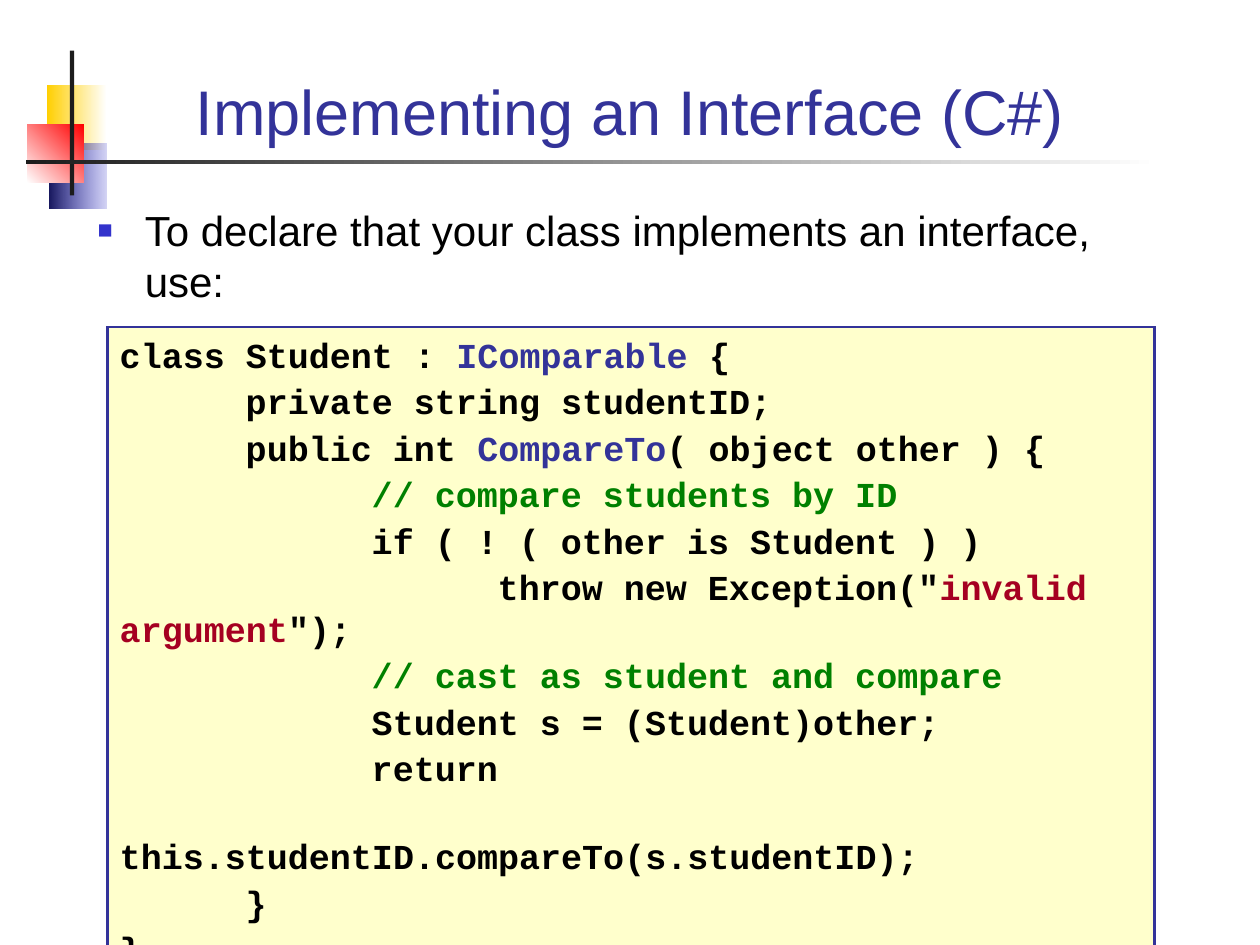
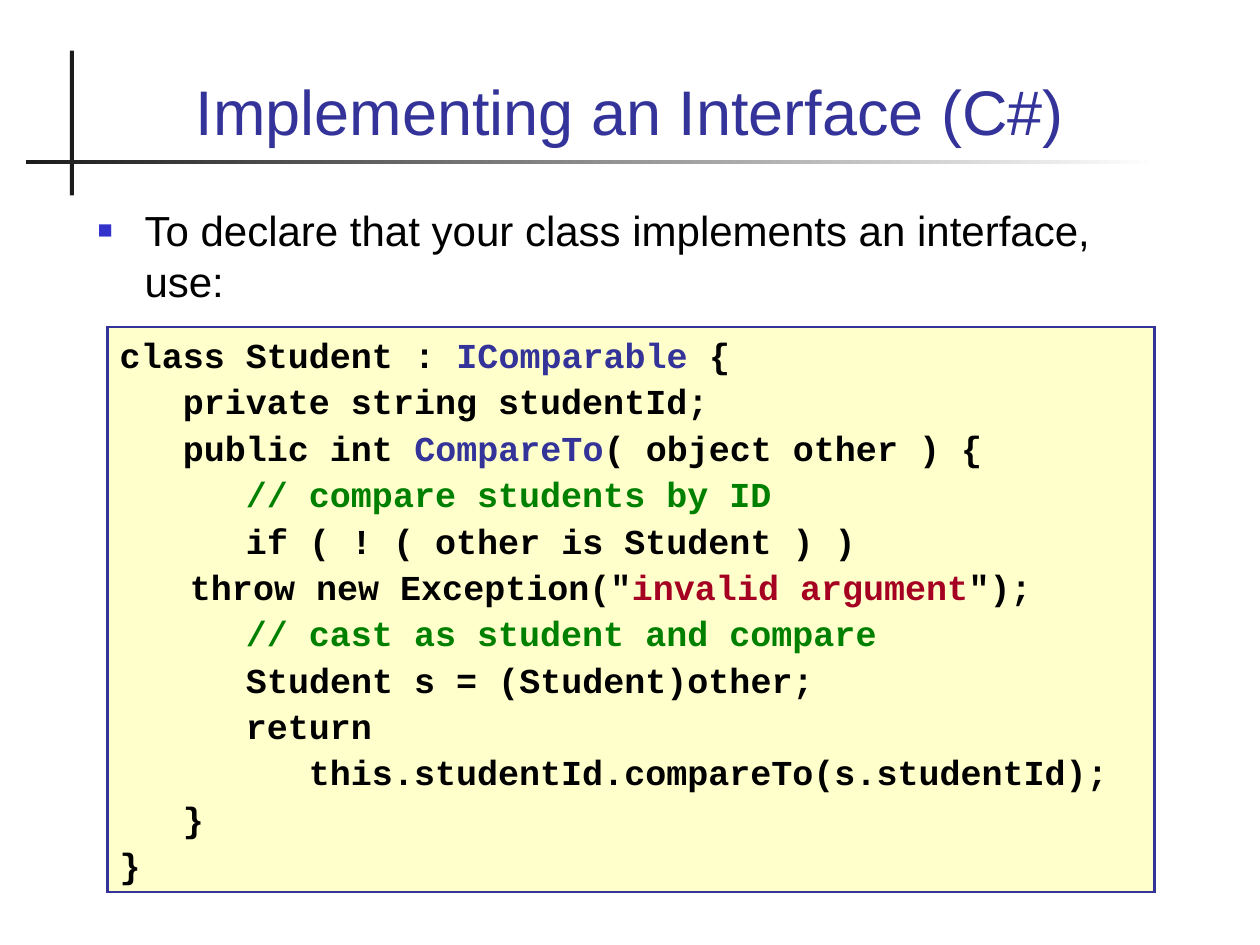
Before and after one commit to skeoop/skeoop.github.io, a slide deck: slide 12 of week3/Lexical-Order-and-Sorting.ppt (slide 11 before the commit). Drawn at 1260x945 pixels with LibreOffice and Linux fonts; fonts in the diff are those of the drawing. Boxes give left, top, right and bottom in pixels: in the first picture for what was removed or moved away, otherwise in the second. Text is boxed around its words. In the diff, an @@ line names an element or a change of style, - is before the commit and + after.

```diff
--- a/week3/Lexical-Order-and-Sorting.ppt
+++ b/week3/Lexical-Order-and-Sorting.ppt
@@ rectangle removed at (47,84,106,150) @@
@@ rectangle removed at (28,125,84,183) @@
@@ rectangle removed at (49,144,106,209) @@
@@ rectangle "class Student : IComparable {": place and size @@
-rectangle "class Student : IComparable {" at (107,328,1154,945)
+rectangle "class Student : IComparable {" at (107,328,1154,893)
@@ text in rectangle at (183,390,708,422): text changed @@
-private string studentID;
+private string studentId;
@@ text in rectangle at (309,761,1108,793): text changed @@
-this.studentID.compareTo(s.studentID);
+this.studentId.compareTo(s.studentId);
```
Also in this commit, not shown: 12 other slides changed, 1 slide added, 18 other files.
